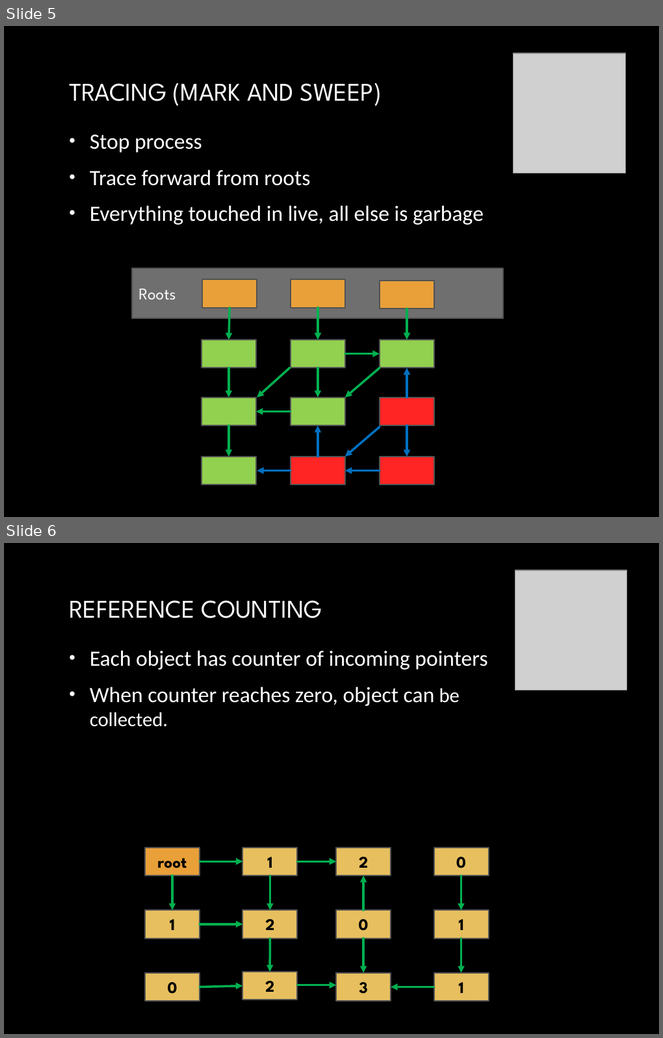
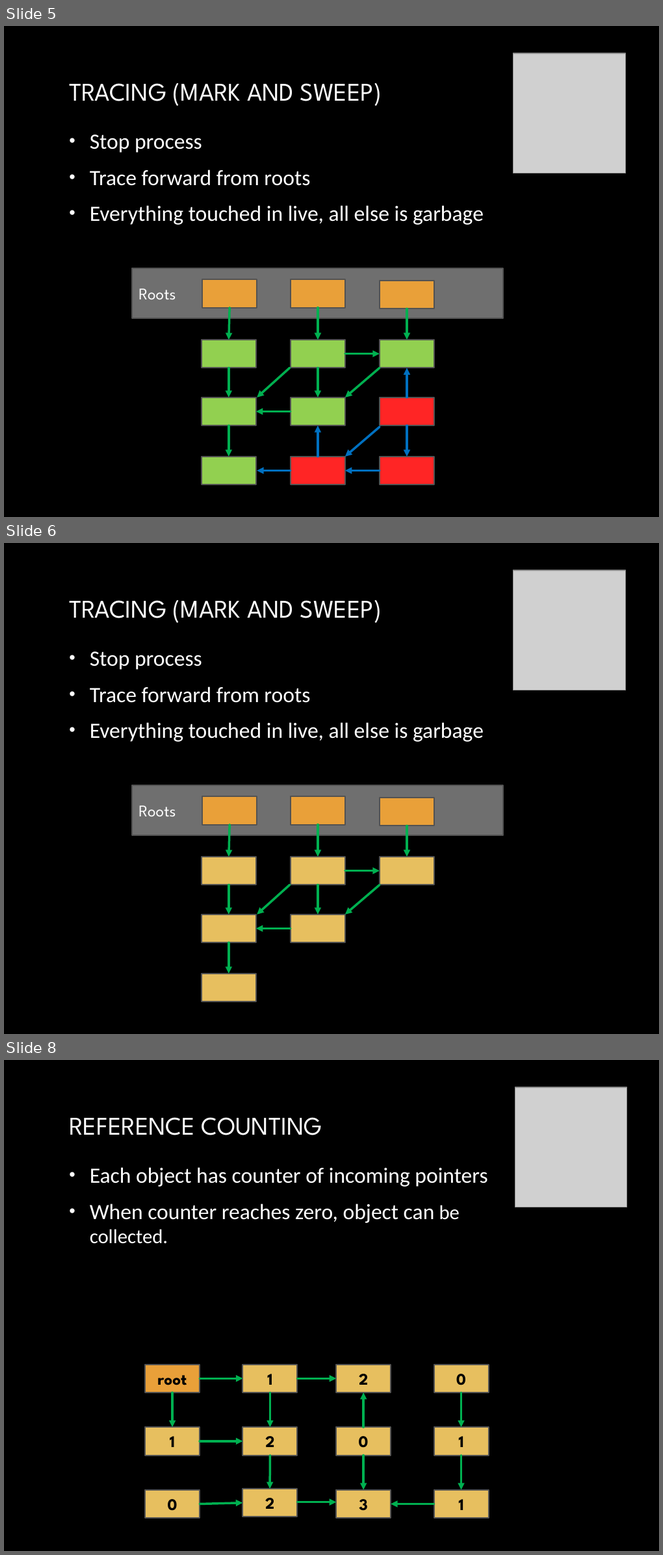
Before and after one commit to yuriyshapovalov/slides, a slide deck: ppt/Garbage collection in dotnet.pptx. Shown one above the other, each under a label of ours: slides 5 and 6 before the commit, slides 5, 6 and 8 after it; the slides between them are not shown. The pictures are 663x1038 and 663x1555 pixels, drawn with LibreOffice and Linux fonts; fonts in the diff are those of the drawing; grey boxes stand for pictures; background and template pictures are left out. Boxes give left, top, right and bottom in pixels: in the first picture for what was removed or moved away, otherwise in the second. Text is boxed around its words. In the diff, an @@ line names an element or a change of style, - is before the commit and + after.

Commit message:
updated garbage collection in .net slides

```diff
--- a/ppt/Garbage collection in dotnet.pptx
+++ b/ppt/Garbage collection in dotnet.pptx
@@ slide 6 added at (x1=4, y1=543, x2=659, y2=1034), background picture (left out) @@
@@ picture added at (x1=514, y1=570, x2=627, y2=691) @@
@@ title added at (x1=69, y1=600, x2=382, y2=623), 28 pt, text gradient #FFFFFF to #BFBFBF @@
+TRACING (MARK AND SWEEP)
@@ text added at (x1=90, y1=652, x2=484, y2=742), 24 pt, text gradient #FFFFFF to #BFBFBF @@
+• Stop process
+• Trace forward from roots
+• Everything touched in live, all else is garbage
@@ rectangle added at (x1=133, y1=785, x2=504, y2=835), fill #6F6F6F, outline #525252 1.5 pt, 18 pt, text #FFFFFF @@
+Roots
@@ rectangle added at (x1=202, y1=797, x2=257, y2=824), fill #E9A039, outline #525252 1.5 pt @@
@@ rectangle added at (x1=290, y1=797, x2=345, y2=824), fill #E9A039, outline #525252 1.5 pt @@
@@ rectangle added at (x1=380, y1=798, x2=434, y2=826), fill #E9A039, outline #525252 1.5 pt @@
@@ arrow added from (230, 824) to (229, 857), #00B050 2.5 pt @@
@@ arrow added from (318, 824) to (318, 857), #00B050 2.5 pt @@
@@ arrow added from (407, 826) to (407, 857), #00B050 2.5 pt @@
@@ rectangle added at (x1=201, y1=857, x2=256, y2=885), fill #E7BF5F, outline #525252 1.5 pt @@
@@ rectangle added at (x1=290, y1=857, x2=345, y2=885), fill #E7BF5F, outline #525252 1.5 pt @@
@@ arrow added from (345, 871) to (380, 871), #00B050 2.5 pt @@
@@ rectangle added at (x1=380, y1=857, x2=434, y2=885), fill #E7BF5F, outline #525252 1.5 pt @@
@@ arrow added from (229, 885) to (229, 915), #00B050 2.5 pt @@
@@ arrow added from (289, 885) to (257, 915), #00B050 2.5 pt @@
@@ arrow added from (318, 885) to (318, 915), #00B050 2.5 pt @@
@@ arrow added from (380, 885) to (345, 915), #00B050 2.5 pt @@
@@ rectangle added at (x1=201, y1=915, x2=256, y2=943), fill #E7BF5F, outline #525252 1.5 pt @@
@@ arrow added from (290, 929) to (256, 929), #00B050 2.5 pt @@
@@ rectangle added at (x1=290, y1=915, x2=345, y2=943), fill #E7BF5F, outline #525252 1.5 pt @@
@@ arrow added from (229, 943) to (229, 974), #00B050 2.5 pt @@
@@ rectangle added at (x1=201, y1=974, x2=256, y2=1003), fill #E7BF5F, outline #525252 1.5 pt @@
@@ what was slide 6 is now slide 8 @@
```
Also in this commit, not shown: 2 slides changed, 11 other slides added.
